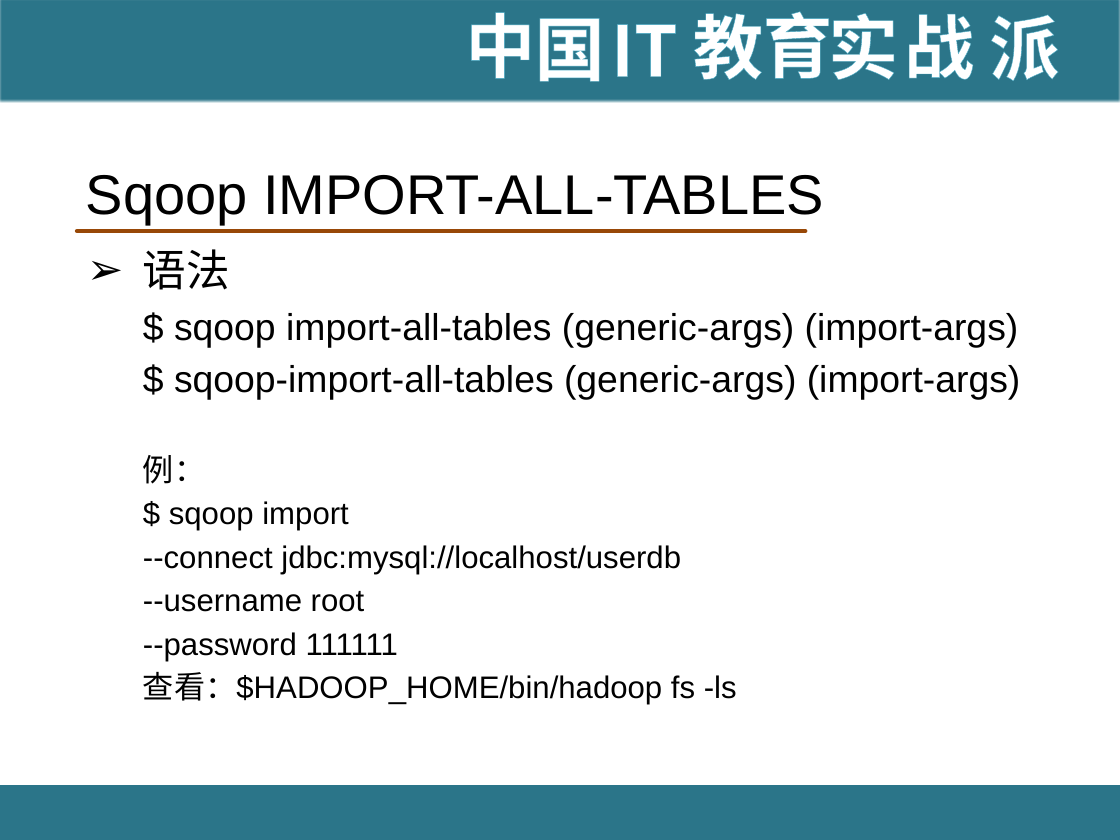
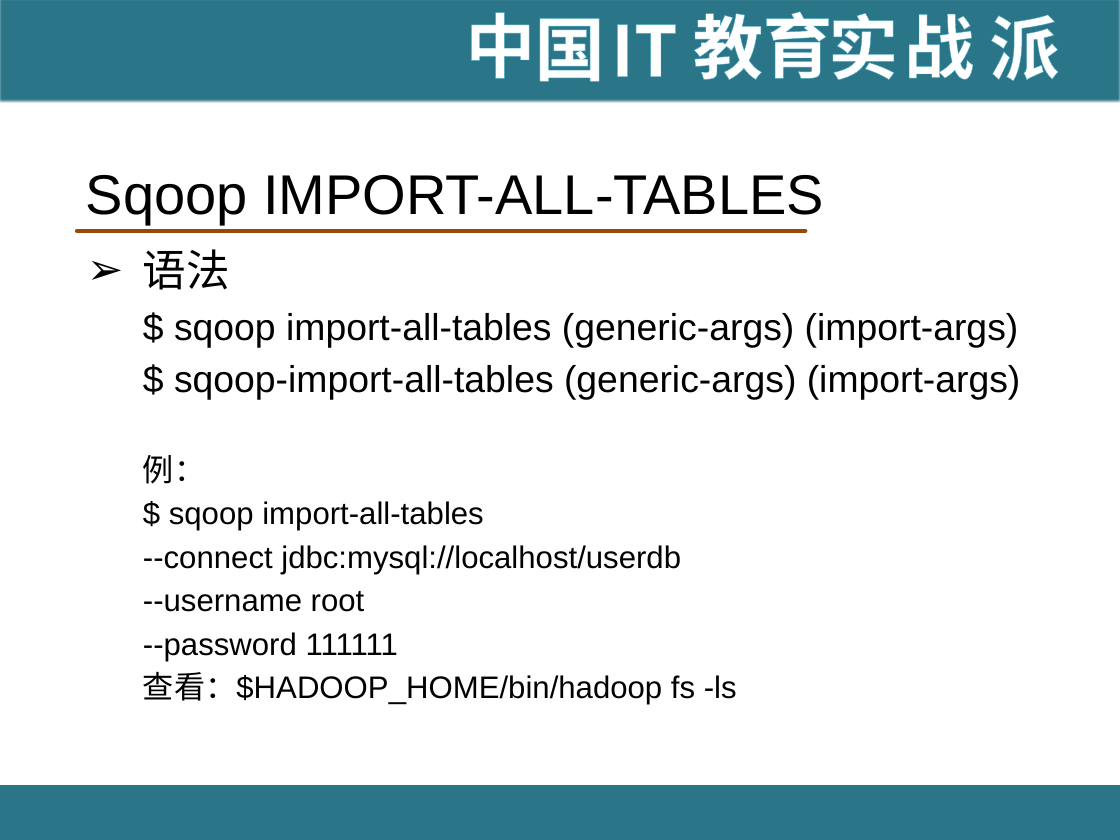
Before and after one commit to hanningxiao/BigData, a slide deck: slide 40 of [IT18掌www.it18zhang.com]Sqoop.pptx (slide 25 before the commit). Drawn at 1120x840 pixels with LibreOffice and Linux fonts; fonts in the diff are those of the drawing; background and template pictures are left out. Boxes give left, top, right and bottom in pixels: in the first picture for what was removed or moved away, otherwise in the second. Text is boxed around its words. In the diff, an @@ line names an element or a change of style, - is before the commit and + after.

Commit message:
update sqoop

```diff
--- a/[IT18掌www.it18zhang.com]Sqoop.pptx
+++ b/[IT18掌www.it18zhang.com]Sqoop.pptx
@@ text at [169, 501, 483, 530]: text changed @@
-  $ sqoop import
+  $ sqoop import-all-tables
```
Also in this commit, not shown: 2 other slides changed, 26 slides added.
